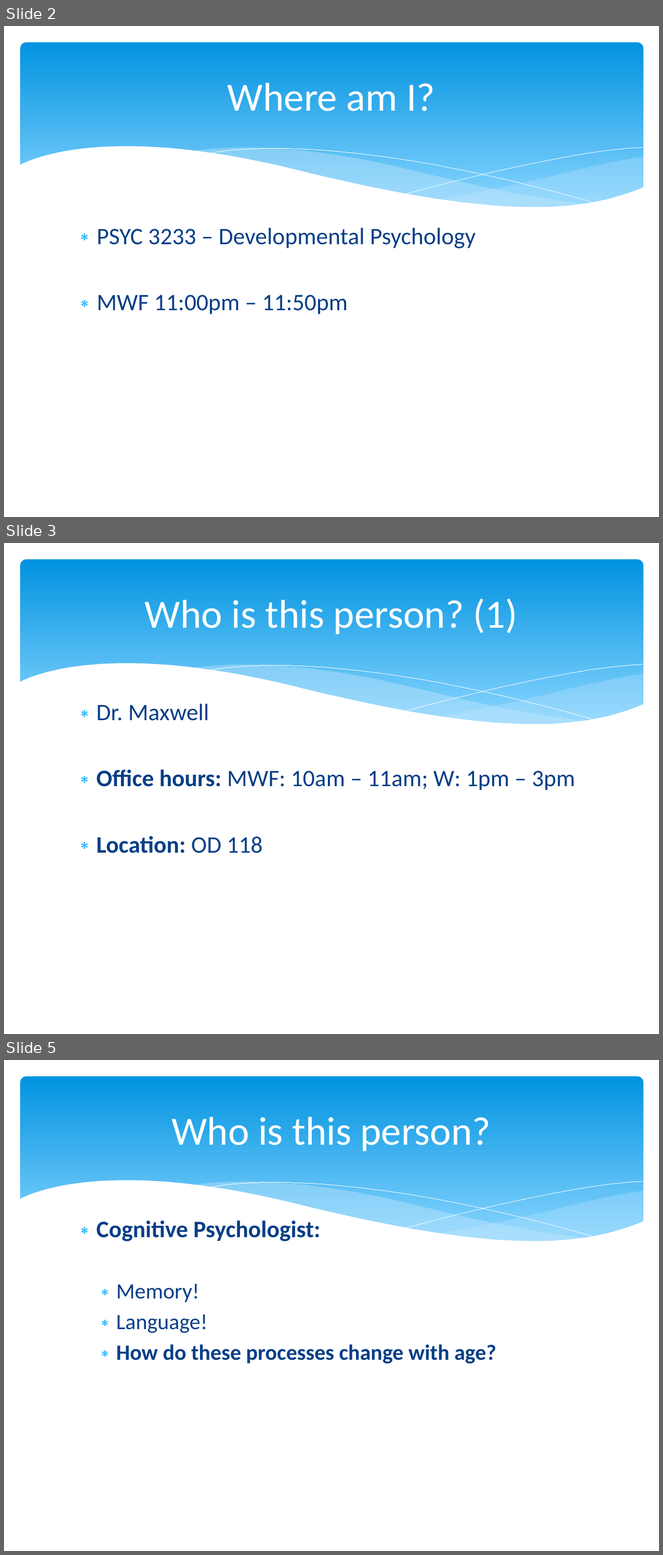
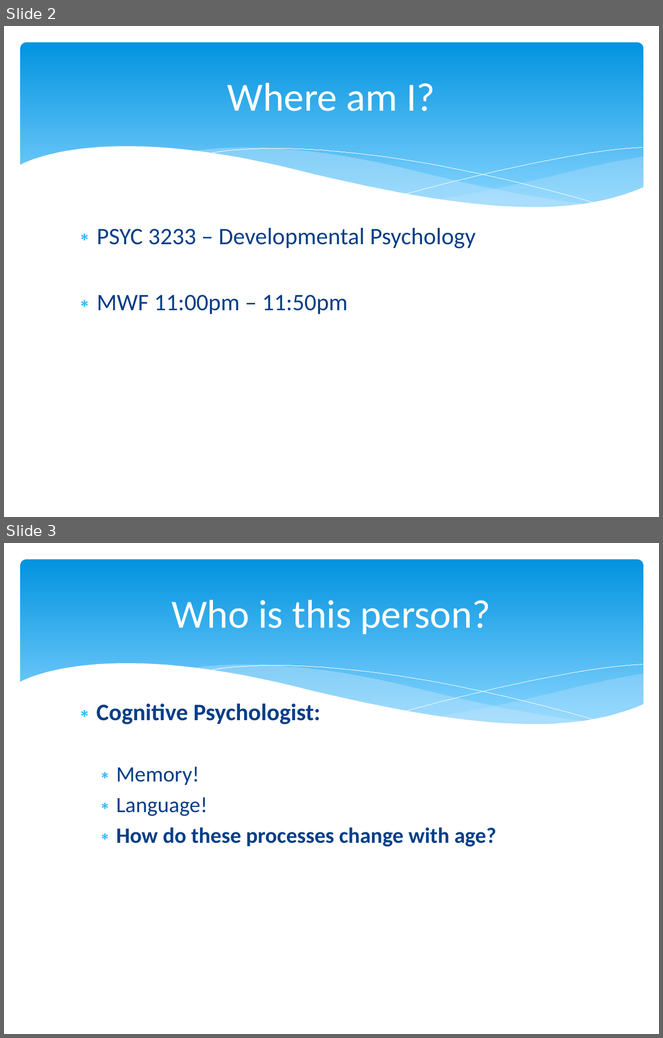
Before and after one commit to npm27/Teaching-Materials, a slide deck: Developmental Spring 24/Slides/0 First Day Info (202).pptx. Shown one above the other, each under a label of ours: slides 2, 3 and 5 before the commit, slides 2 and 3 after it; the slides between them are not shown. The pictures are 663x1555 and 663x1038 pixels, drawn with LibreOffice and Linux fonts; fonts in the diff are those of the drawing. Boxes give left, top, right and bottom in pixels: in the first picture for what was removed or moved away, otherwise in the second. Text is boxed around its words. In the diff, an @@ line names an element or a change of style, - is before the commit and + after.

```diff
--- a/Developmental Spring 24/Slides/0 First Day Info (202).pptx
+++ b/Developmental Spring 24/Slides/0 First Day Info (202).pptx
@@ slide 3 removed at [4, 543, 659, 1034], background #FFFFFF; not listed: 6 template elements that a slide beside it also shows @@
@@ title removed at [145, 599, 518, 635] @@
-Who is this person? (1)
@@ text removed at [97, 704, 575, 853] @@
-∗ Dr. Maxwell
-∗ Office hours: MWF: 10am – 11am; W: 1pm – 3pm
-∗ Location: OD 118
@@ what was slide 5 is now slide 3 @@
```
Also in this commit, not shown: 2 slides changed, 1 other slide removed, 1 other file.
